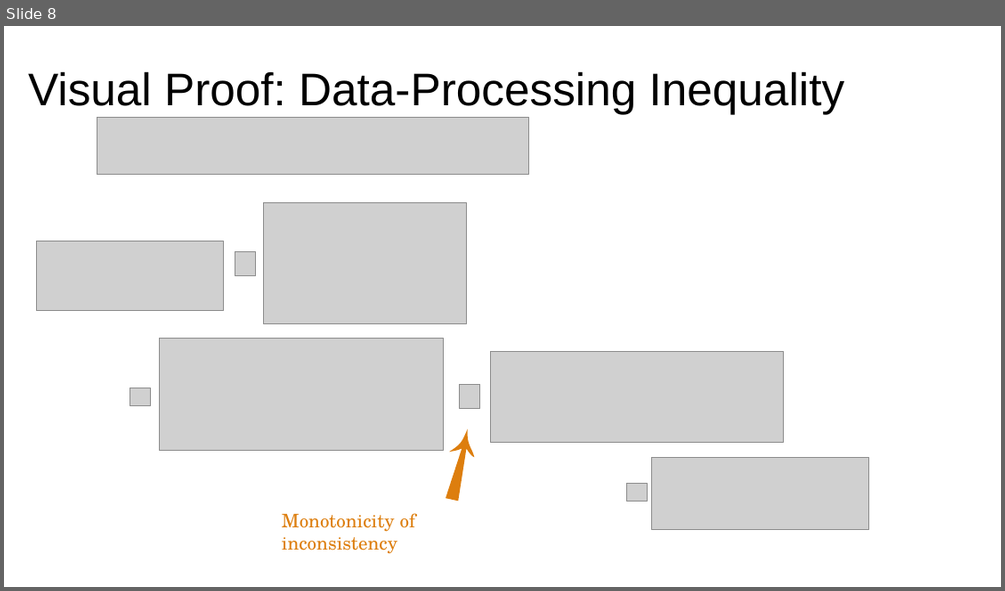
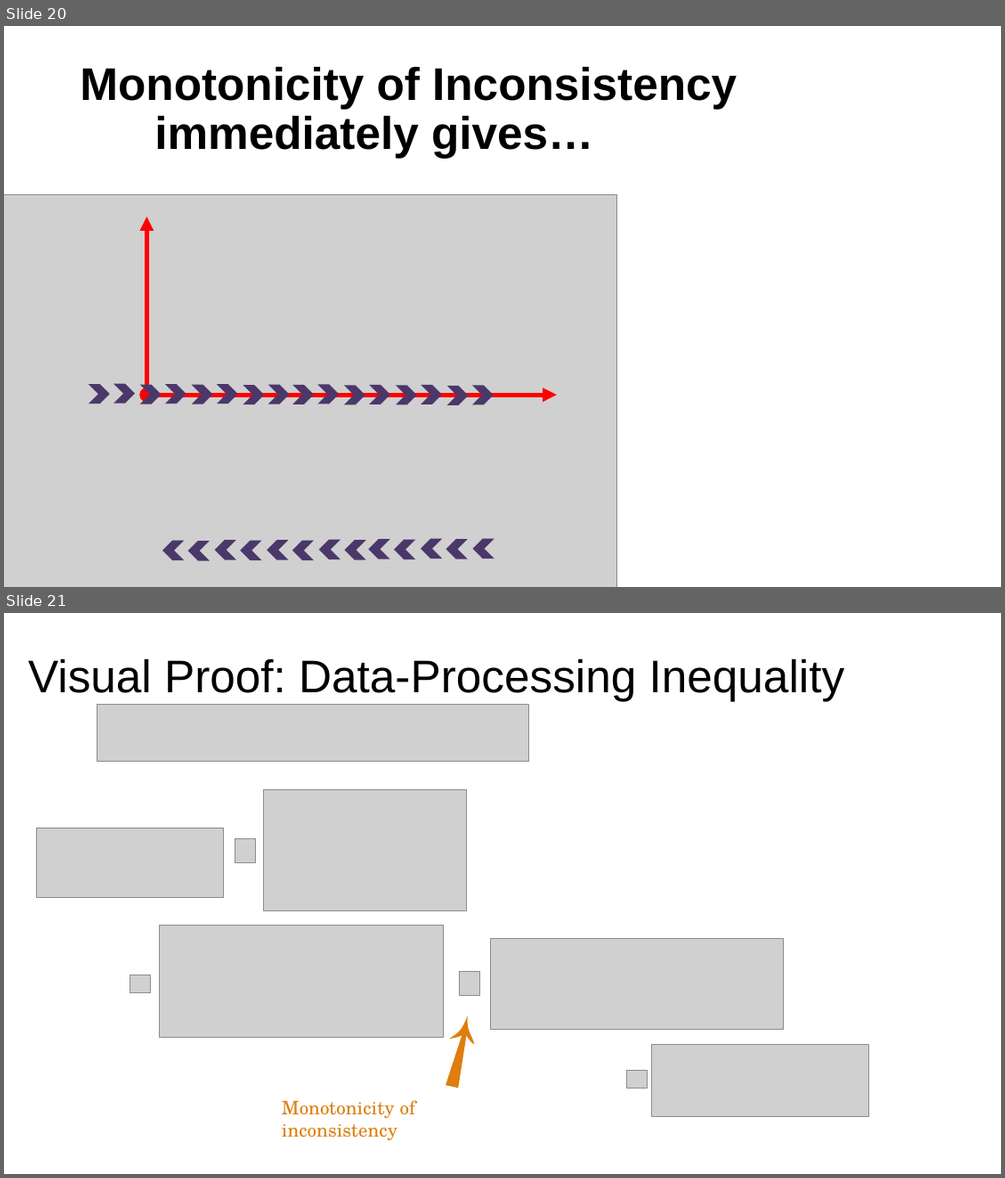
Before and after one commit to orichardson/pdg-expts, a slide deck: present/AISTATS-2022/one-true-loss.pptx. Shown one above the other, each under a label of ours: slide 8 before the commit, slides 20 and 21 after it. The pictures are 1005x591 and 1005x1178 pixels, drawn with LibreOffice and Linux fonts; fonts in the diff are those of the drawing; grey boxes stand for pictures. Boxes give left, top, right and bottom in pixels: in the first picture for what was removed or moved away, otherwise in the second. Text is boxed around its words. In the diff, an @@ line names an element or a change of style, - is before the commit and + after.

```diff
--- a/present/AISTATS-2022/one-true-loss.pptx
+++ b/present/AISTATS-2022/one-true-loss.pptx
@@ slide 20 added at [4, 26, 1001, 587], background #FFFFFF @@
@@ title added at [80, 66, 736, 158], 44 pt, text #000000, bold @@
+Monotonicity of Inconsistency
+immediately gives…
@@ picture added at [4, 195, 616, 587] @@
@@ arrow added from (146, 387) to (146, 216), #FF0000 4.5 pt @@
@@ ellipse added at [139, 387, 154, 402], fill #FF0000 @@
@@ arrow added from (154, 394) to (557, 394), #FF0000 4.5 pt @@
@@ group added at [89, 384, 494, 561]: 29 chevrons @@
@@ what was slide 8 is now slide 21 @@
```
Also in this commit, not shown: 4 slides changed, 18 other slides added, 3 slides removed, 2 other files.
